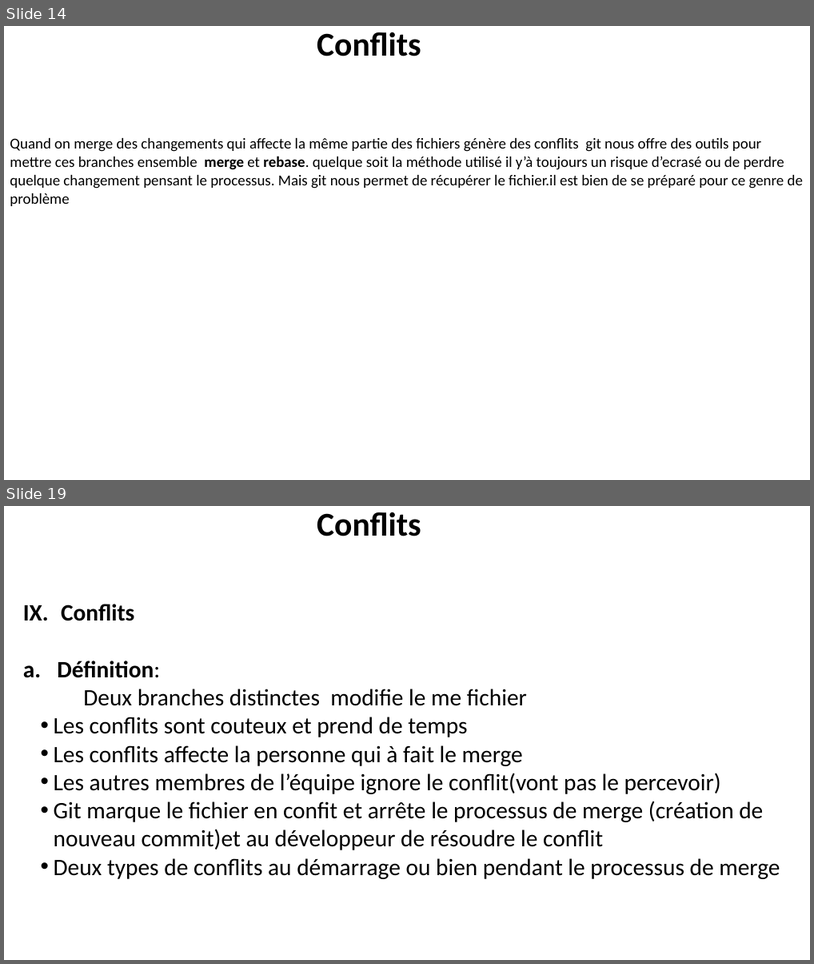
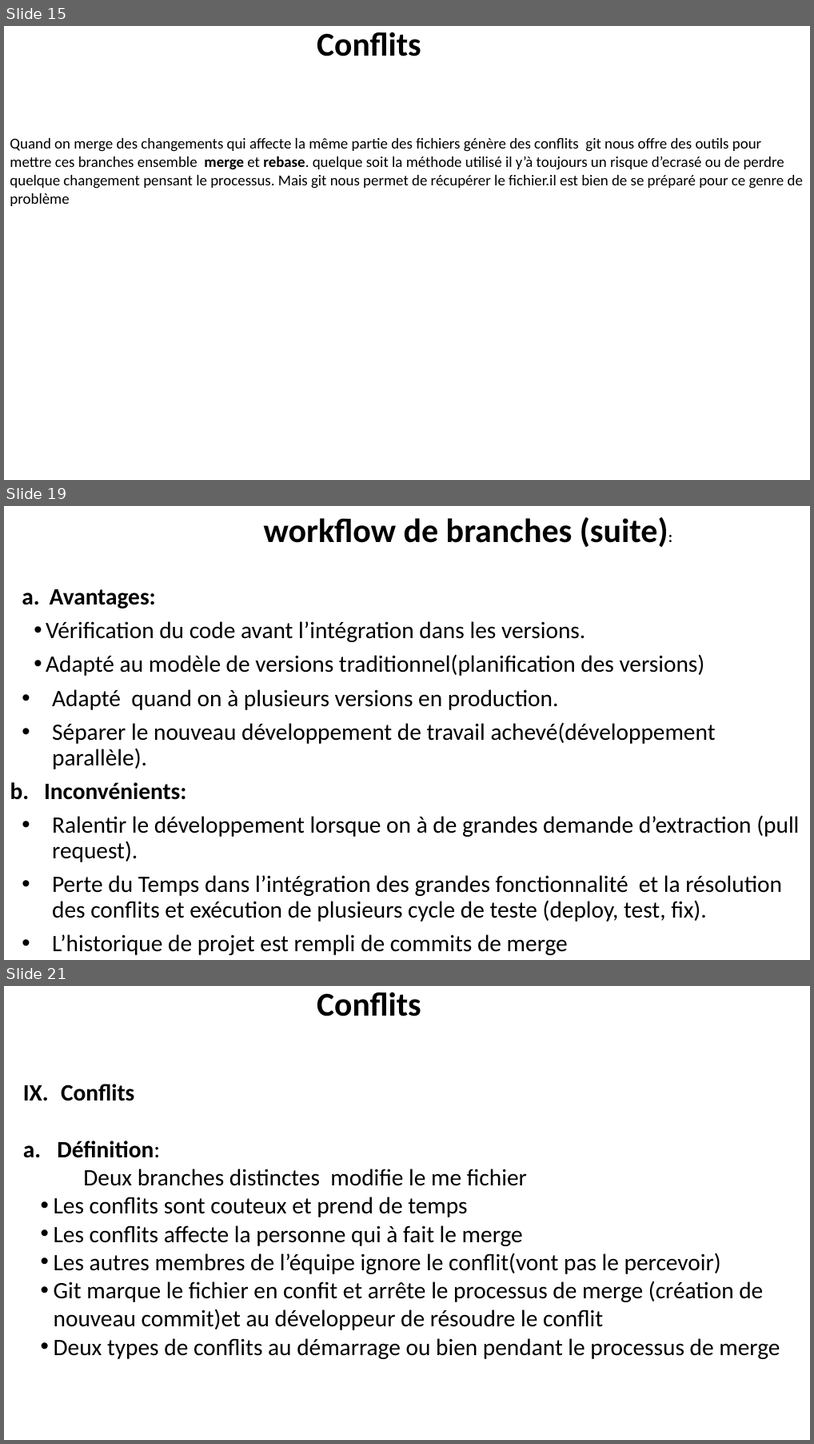
Before and after one commit to belakebiboussad/form, a slide deck: Formation Git.pptx. Shown one above the other, each under a label of ours: slides 14 and 19 before the commit, slides 15, 19 and 21 after it; the slides between them are not shown. The pictures are 814x964 and 814x1444 pixels, drawn with LibreOffice and Linux fonts; fonts in the diff are those of the drawing. Boxes give left, top, right and bottom in pixels: in the first picture for what was removed or moved away, otherwise in the second. Text is boxed around its words. In the diff, an @@ line names an element or a change of style, - is before the commit and + after.

```diff
--- a/Formation Git.pptx
+++ b/Formation Git.pptx
@@ slide 19 added at (x1=4, y1=506, x2=810, y2=960), background #FFFFFF @@
@@ text added at (x1=264, y1=517, x2=669, y2=547), 40 pt, text #000000, bold @@
+workflow de branches (suite):
@@ text added at (x1=44, y1=589, x2=799, y2=955), 28 pt, text #000000 @@
+a. Avantages:
+• Vérification du code avant l’intégration dans les versions.
+• Adapté au modèle de versions traditionnel(planification des versions)
+• Adapté quand on à plusieurs versions en production.
+• Séparer le nouveau développement de travail achevé(développement parallèle).
+b. Inconvénients:
+• Ralentir le développement lorsque on à de grandes demande d’extraction (pull request).
+• Perte du Temps dans l’intégration des grandes fonctionnalité et la résolution des conflits et exécution de plusieurs cycle de teste (deploy, test, fix).
+• L’historique de projet est rempli de commits de merge
@@ what was slide 14 is now slide 15 @@
@@ what was slide 19 is now slide 21 @@
```
Also in this commit, not shown: 7 slides changed, 3 other slides added, 2 slides removed.
